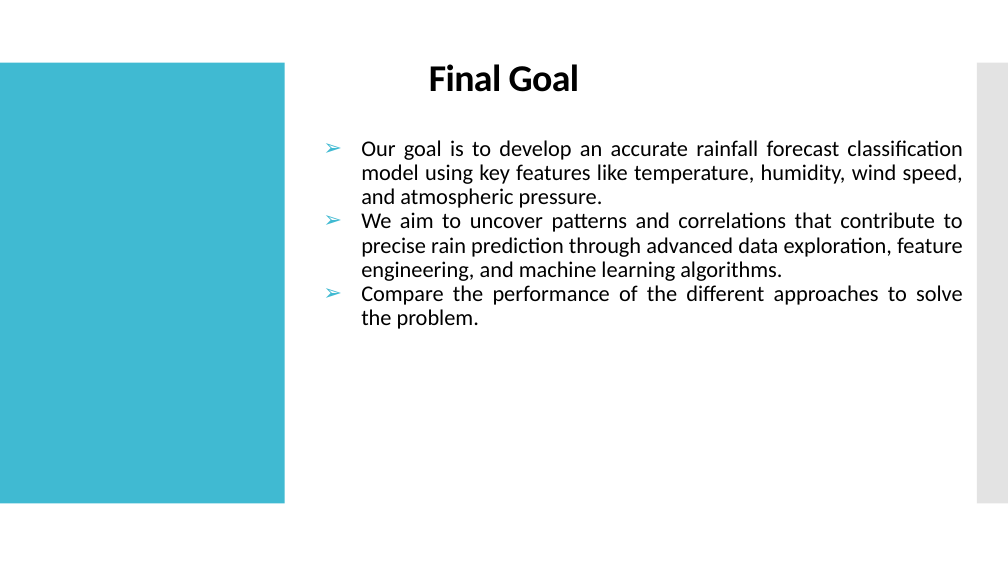
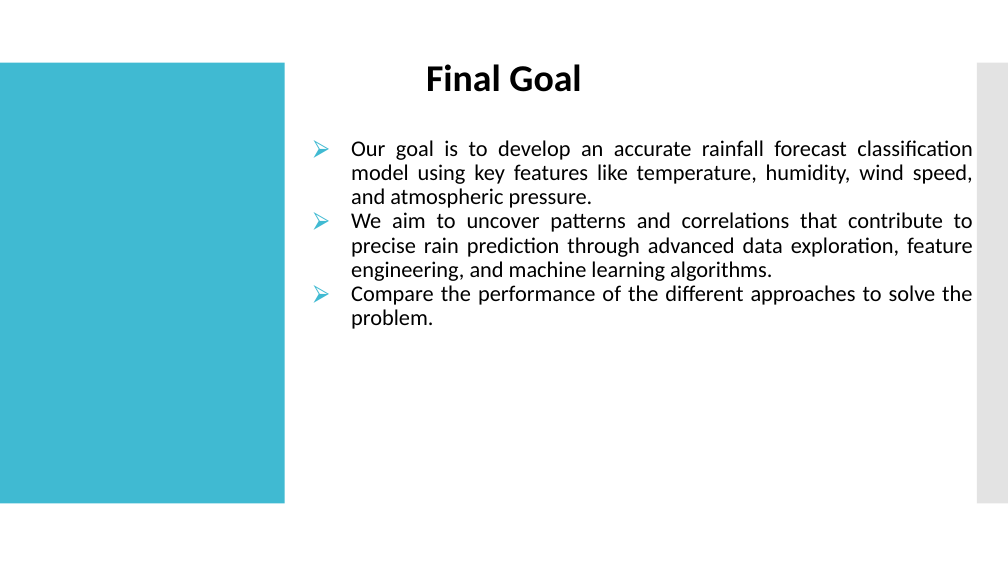
Before and after one commit to darshak-k/RainSenseAI-Project, a slide deck: slide 3 of Documentation/AI PPT.pptx. Drawn at 1008x567 pixels with LibreOffice and Linux fonts; fonts in the diff are those of the drawing; background and template pictures are left out. Boxes give left, top, right and bottom in pixels: in the first picture for what was removed or moved away, otherwise in the second. Text is boxed around its words. In the diff, an @@ line names an element or a change of style, - is before the commit and + after.

```diff
--- a/Documentation/AI PPT.pptx
+++ b/Documentation/AI PPT.pptx
@@ title "Final Goal" at (x1=426, y1=64, x2=581, y2=92): letter spacing -0.5 to 0 pt @@
@@ text "Our goal is to develop ..." at (x1=351, y1=140, x2=973, y2=329): bullet ➢ to ⮚ @@
```
Also in this commit, not shown: 6 other slides changed, 5 slides added, 4 slides removed, 5 other files.
